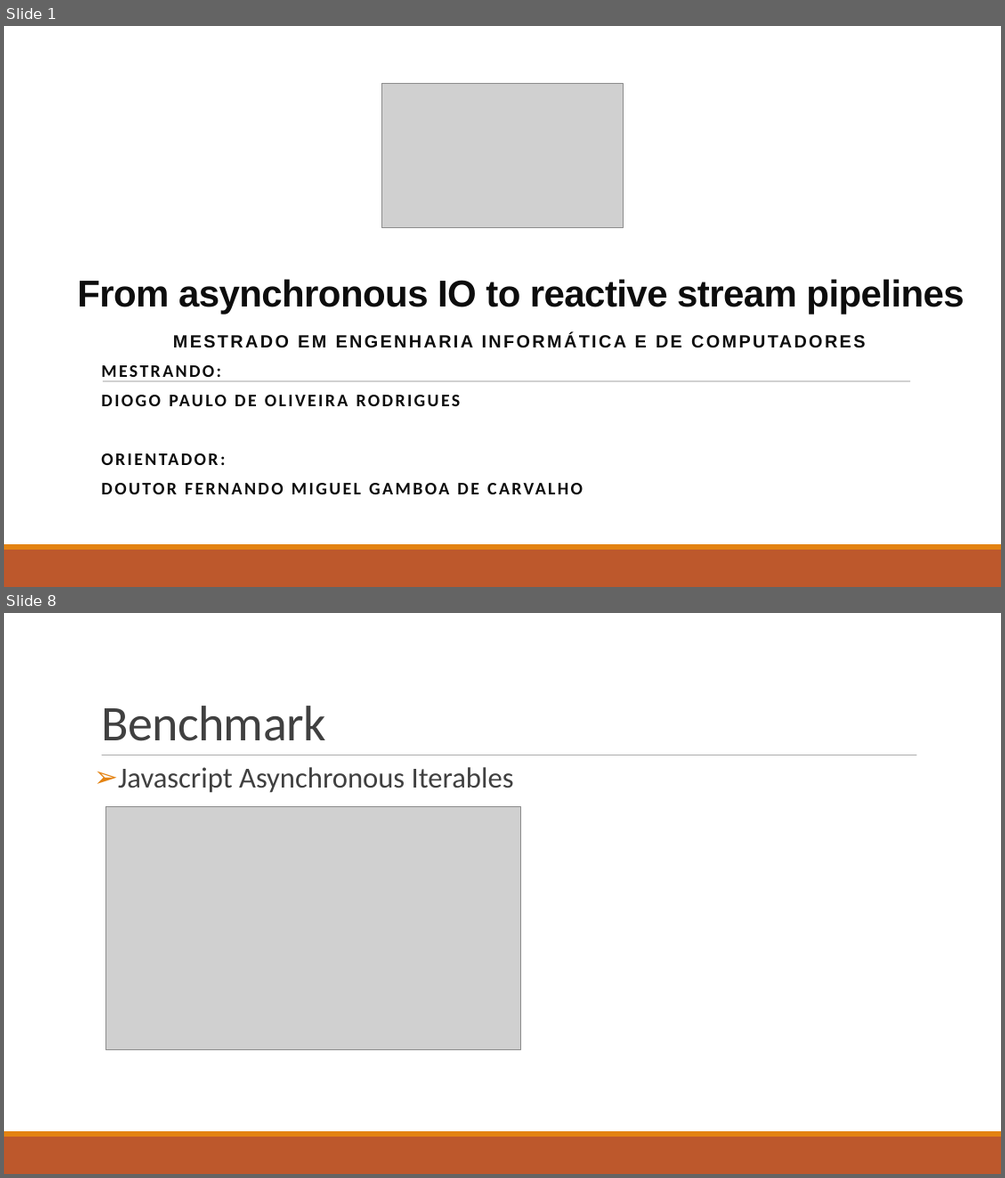
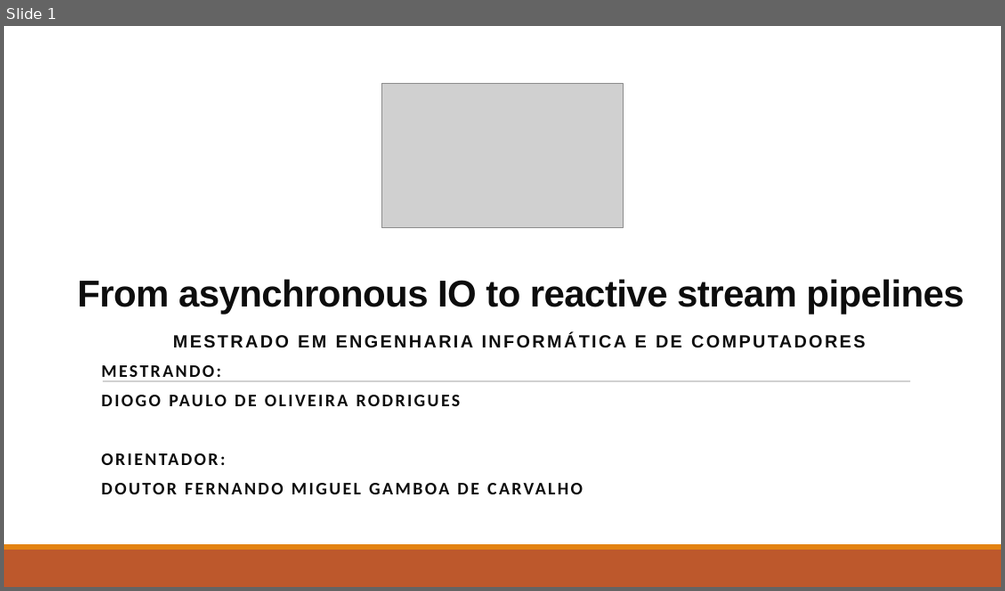
Before and after one commit to isel-sw-projects/2021-asyncio-pipelines, a slide deck: From asynchronous IO to reactive stream pipelines.ppt.odp. Shown one above the other, each under a label of ours: slides 1 and 8 before the commit, slide 1 after it; the slides between them are not shown. The pictures are 1005x1178 and 1005x591 pixels, drawn with LibreOffice and Linux fonts; fonts in the diff are those of the drawing; grey boxes stand for pictures. Boxes give left, top, right and bottom in pixels: in the first picture for what was removed or moved away, otherwise in the second. Text is boxed around its words. In the diff, an @@ line names an element or a change of style, - is before the commit and + after.

```diff
--- a/From asynchronous IO to reactive stream pipelines.ppt.odp
+++ b/From asynchronous IO to reactive stream pipelines.ppt.odp
@@ slide 8 removed at <box>4,613,1001,1174</box>, background #FFFFFF; not listed: 2 template elements that a slide beside it also shows @@
@@ title removed at <box>101,706,325,741</box> @@
-Benchmark
@@ line removed from (102, 755) to (917, 755) @@
@@ text removed at <box>118,767,514,793</box> @@
-➢ Javascript Asynchronous Iterables
@@ picture removed at <box>106,807,521,1051</box> @@
```
Also in this commit, not shown: 4 slides changed, 2 slides added, 5 other slides removed.
